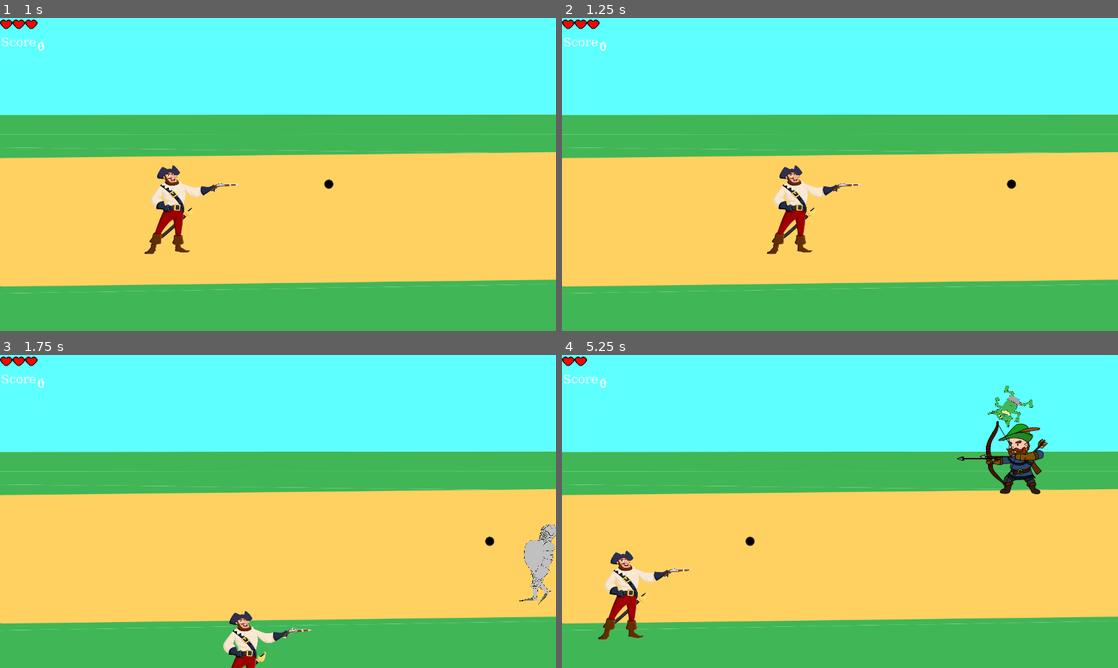
Above: before the commit, frames 1-4 (two rows, left to right).
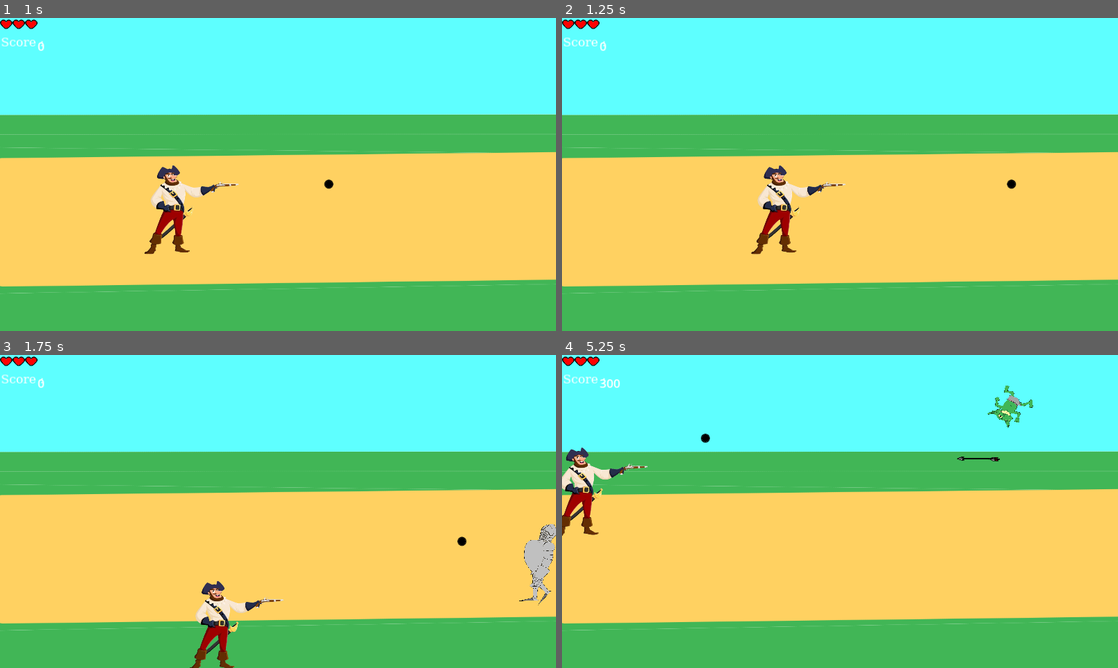
Above: after the commit, the same moments.

Repository: Sakusai/GameJam-IUT-2025
Game: Godot game, scene res://Scene/main.tscn
Same seed, same stepped clock (60 frames per second), same inputs: the game is played once before the commit and once after it.
Inputs:
- Up to frame 1 (1 s): tap Enter at 0.5 s; hold Right (ui_right) from 0.53 s (still down); tap Space (shoot) at 0.6 s
- Up to frame 2 (1.25 s): keep holding Right (ui_right)
- Up to frame 3 (1.75 s): release Right (ui_right) at 1.28 s; hold Down (ui_down) from 1.28 s (still down); tap Space (shoot) at 1.35 s
- Up to frame 4 (5.25 s): release Down (ui_down) at 2.03 s; hold Right (ui_right) 2.03-2.78 s; tap Space (shoot) every 0.75 s from 2.1 to 5.1 s; hold Up (ui_up) 2.78-3.53 s; hold Left (ui_left) 3.53-5.03 s; hold Down (ui_down) from 5.03 s (still down)

Frame 1 is identical in both runs. In frame 2, 1.9% of the frame differs, in the area x 34-54%, y 47-76%; in frame 3, 2.4%; in frame 4, 4.1%, in the area x 0-88%, y 0-91%.

Commit message:
ajout collision

Diff:
--- a/Scene/main.tscn
+++ b/Scene/main.tscn
@@ -29,5 +29,10 @@
 
 [node name="Score" parent="." instance=ExtResource("7_kjd8d")]
 
+[node name="StaticBody2D" type="StaticBody2D" parent="."]
+
+[node name="CollisionPolygon2D" type="CollisionPolygon2D" parent="StaticBody2D"]
+polygon = PackedVector2Array(498, 1, 500, 650, 573, 650, 568, -38, -93, -28, -73, 738, 498, 744, 612, 651, -1, 650, -3, 1)
+
 [connection signal="spawn_bullet" from="pirate" to="." method="_on_pirate_spawn_bullet"]
 [connection signal="take_damage" from="pirate" to="CanvasLayer" method="_on_pirate_take_damage"]
--- a/Script/pirate.gd
+++ b/Script/pirate.gd
@@ -12,6 +12,7 @@
 func _physics_process(delta: float) -> void:
 	var input_vector = Input.get_vector("ui_left", "ui_right", "ui_up", "ui_down")
 	global_position += input_vector * SPEED * delta
+	move_and_slide()
 
 	if Input.is_action_just_pressed("shoot"):
 		shoot()
